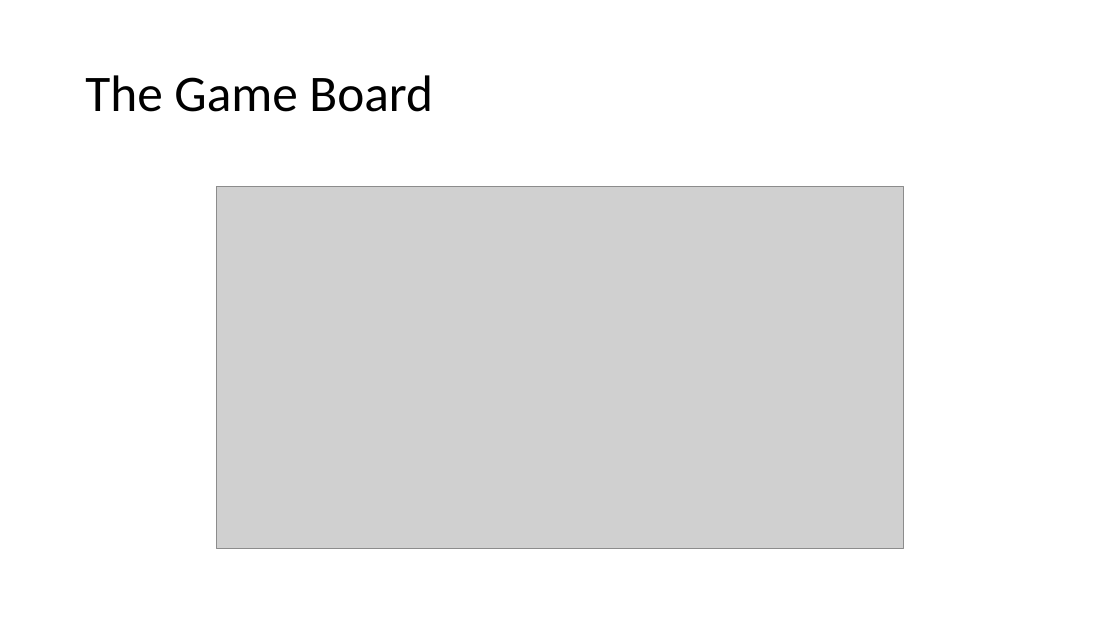
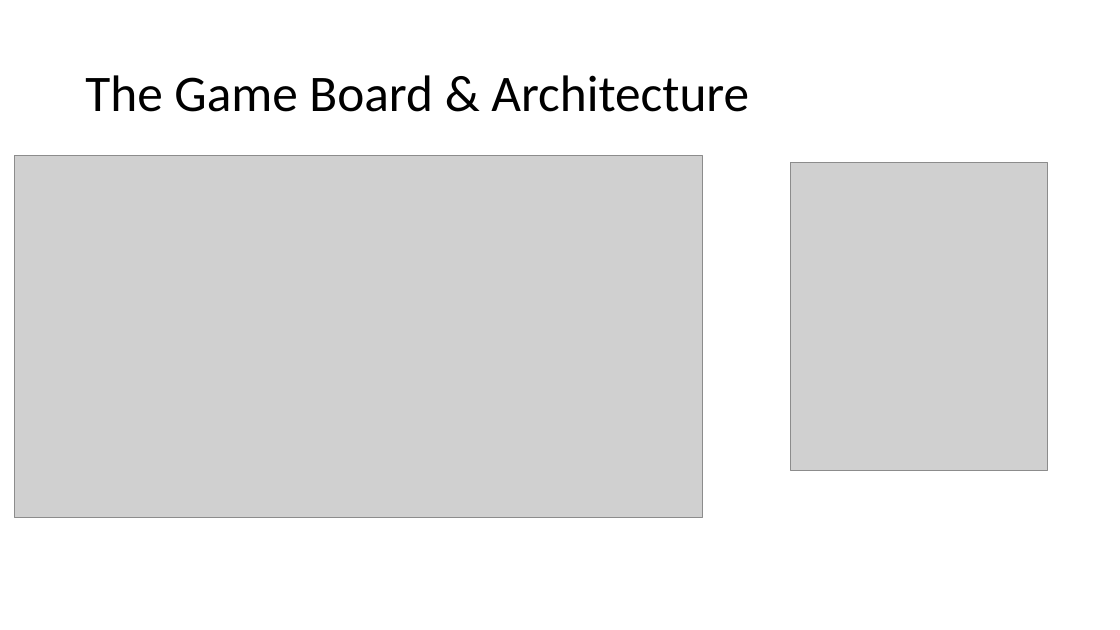
Before and after one commit to farrert/OOpCapstone, a slide deck: slide 2 of OOP Capstone/TicTacToe.pptx. Drawn at 1120x630 pixels with LibreOffice and Linux fonts; fonts in the diff are those of the drawing; grey boxes stand for pictures. Boxes give left, top, right and bottom in pixels: in the first picture for what was removed or moved away, otherwise in the second. Text is boxed around its words. In the diff, an @@ line names an element or a change of style, - is before the commit and + after.

```diff
--- a/OOP Capstone/TicTacToe.pptx
+++ b/OOP Capstone/TicTacToe.pptx
@@ title at [85, 75, 749, 112]: text changed @@
-The Game Board
+The Game Board & Architecture
@@ picture: place and size @@
-picture at [216, 187, 904, 549]
+picture at [14, 155, 702, 518]
@@ picture added at [791, 162, 1048, 470] @@
```
Also in this commit, not shown: 1 other slide changed, 5 slides added, 5 slides removed, 11 other files.
